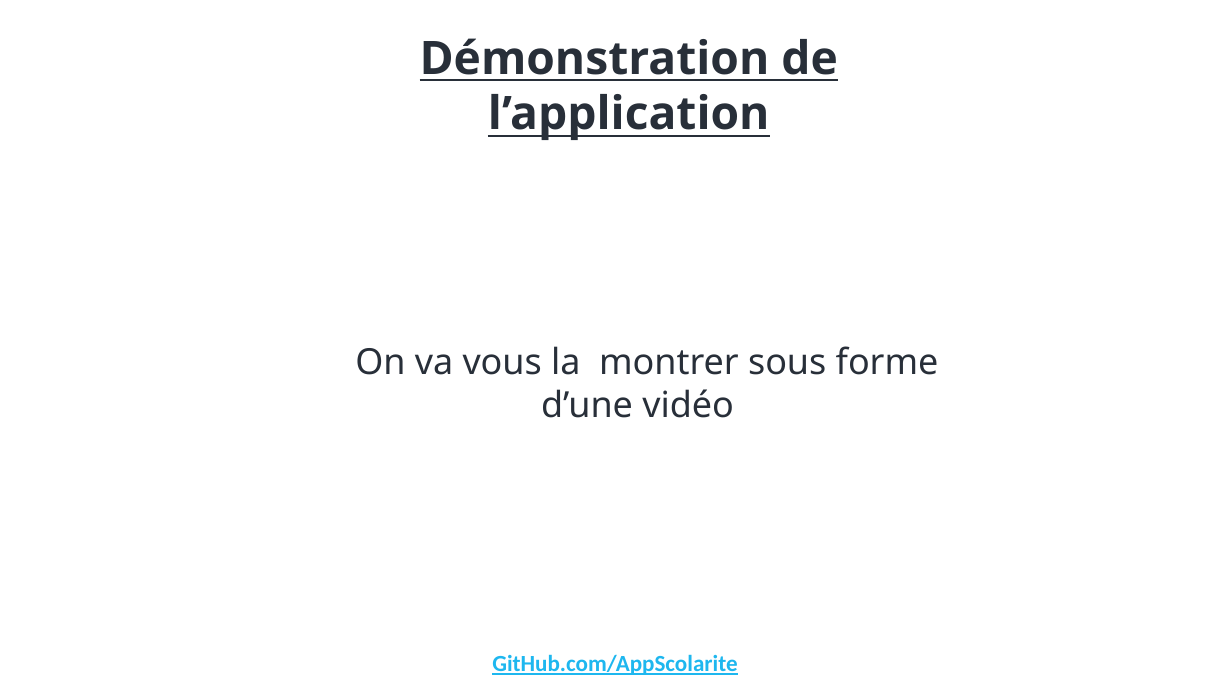
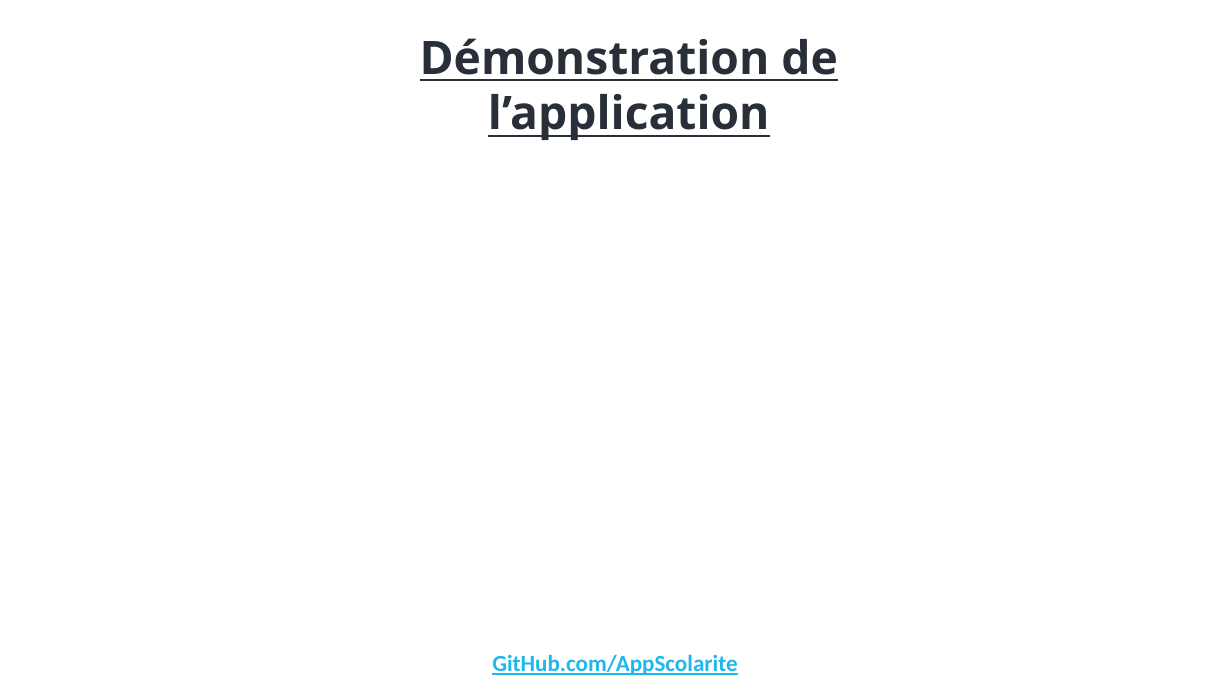
Before and after one commit to AppScolarite/AppGestionScolarite, a slide deck: slide 6 of Documents/Presentation.pptx. Drawn at 1232x693 pixels with LibreOffice and Linux fonts; fonts in the diff are those of the drawing. Boxes give left, top, right and bottom in pixels: in the first picture for what was removed or moved away, otherwise in the second. Text is boxed around its words. In the diff, an @@ line names an element or a change of style, - is before the commit and + after.

```diff
--- a/Documents/Presentation.pptx
+++ b/Documents/Presentation.pptx
@@ text removed at [355, 346, 939, 418] @@
-On va vous la montrer sous forme d’une vidéo
```
Also in this commit, not shown: 1 other slide changed, 1 other file.
